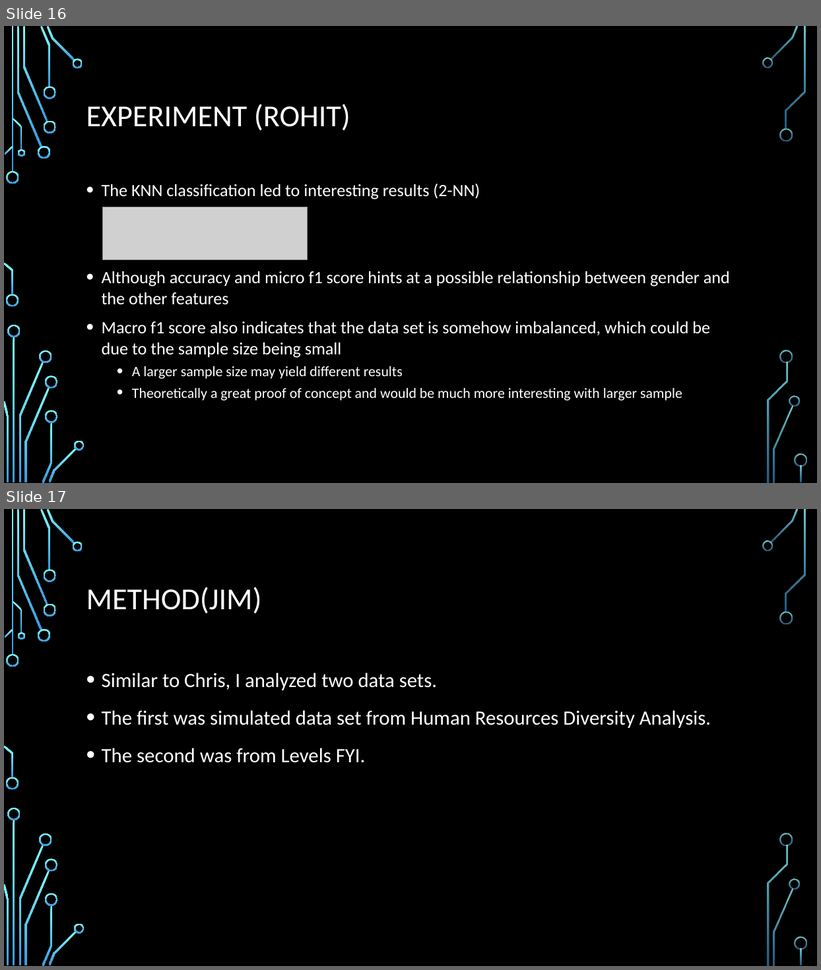
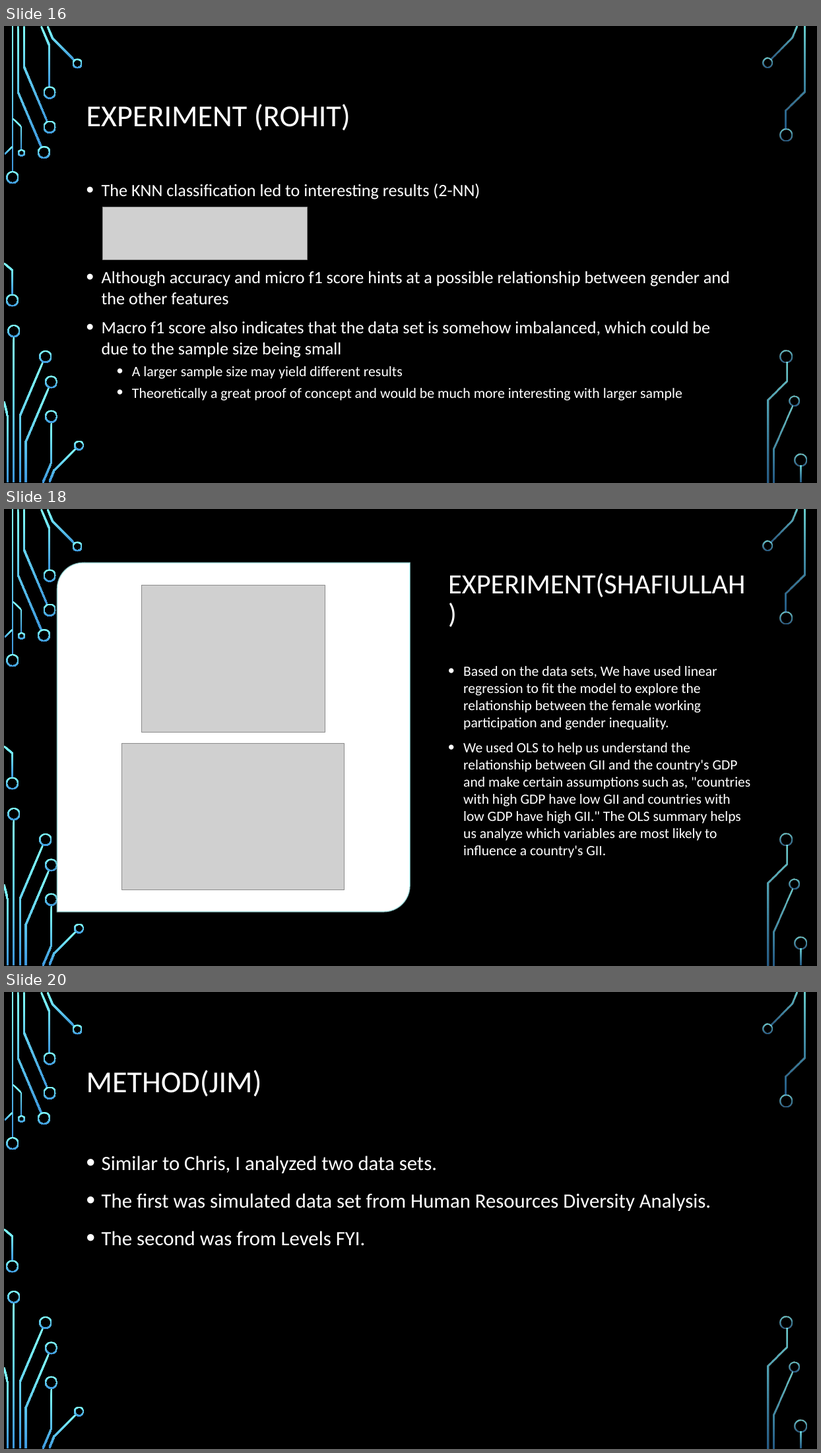
Before and after one commit to GMU-MinorityReport/CS484, a slide deck: documentation/Minority_Report_Slides.pptx. Shown one above the other, each under a label of ours: slides 16 and 17 before the commit, slides 16, 18 and 20 after it; the slides between them are not shown. The pictures are 821x970 and 821x1453 pixels, drawn with LibreOffice and Linux fonts; fonts in the diff are those of the drawing; grey boxes stand for pictures; background and template pictures are left out. Boxes give left, top, right and bottom in pixels: in the first picture for what was removed or moved away, otherwise in the second. Text is boxed around its words. In the diff, an @@ line names an element or a change of style, - is before the commit and + after.

Commit message:
Added updated ppt slides

```diff
--- a/documentation/Minority_Report_Slides.pptx
+++ b/documentation/Minority_Report_Slides.pptx
@@ slide 18 added at (x1=4, y1=509, x2=817, y2=966), background picture (left out); not listed: 36 template elements that a slide beside it also shows @@
@@ round diag rect added at (x1=57, y1=562, x2=410, y2=912), fill #FFFFFF, outline #B4FFFF 1.5 pt @@
@@ picture added at (x1=141, y1=586, x2=325, y2=732) @@
@@ title added at (x1=448, y1=573, x2=745, y2=597), 33 pt, text #FFFFFF @@
+EXPERIMENT(SHAFIULLAH)
@@ text added at (x1=463, y1=666, x2=750, y2=858), 16.8 pt, text #FFFFFF @@
+• Based on the data sets, We have used linear regression to fit the model to explore the relationship between the female working participation and gender inequality.
+• We used OLS to help us understand the relationship between GII and the country's GDP and make certain assumptions such as, "countries with high GDP have low GII and countries with low GDP have high GII." The OLS summary helps us analyze which variables are most likely to influence a country's GII.
@@ picture added at (x1=121, y1=743, x2=345, y2=890) @@
@@ what was slide 17 is now slide 20 @@
```
Also in this commit, not shown: 2 other slides added.
